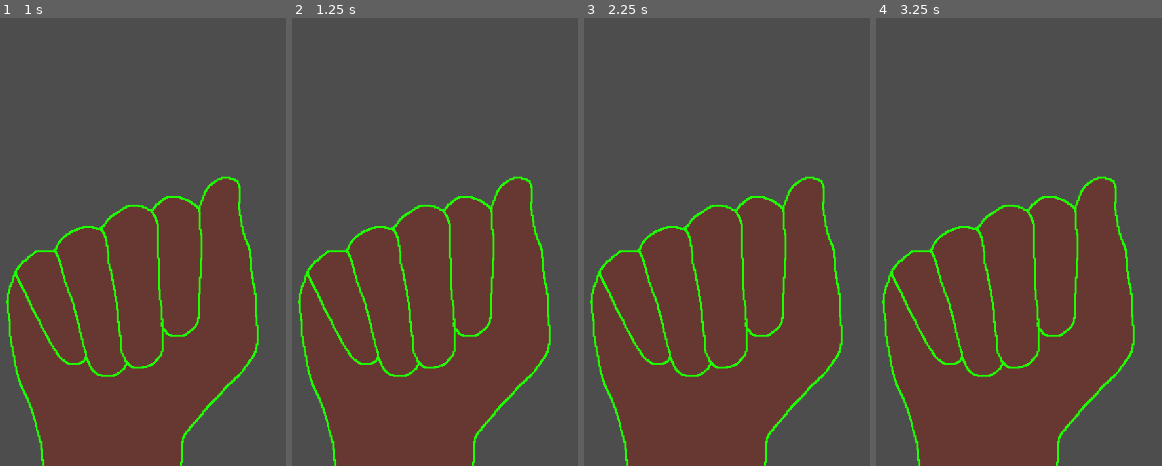
Above: before the commit, frames 1-4 (left to right).
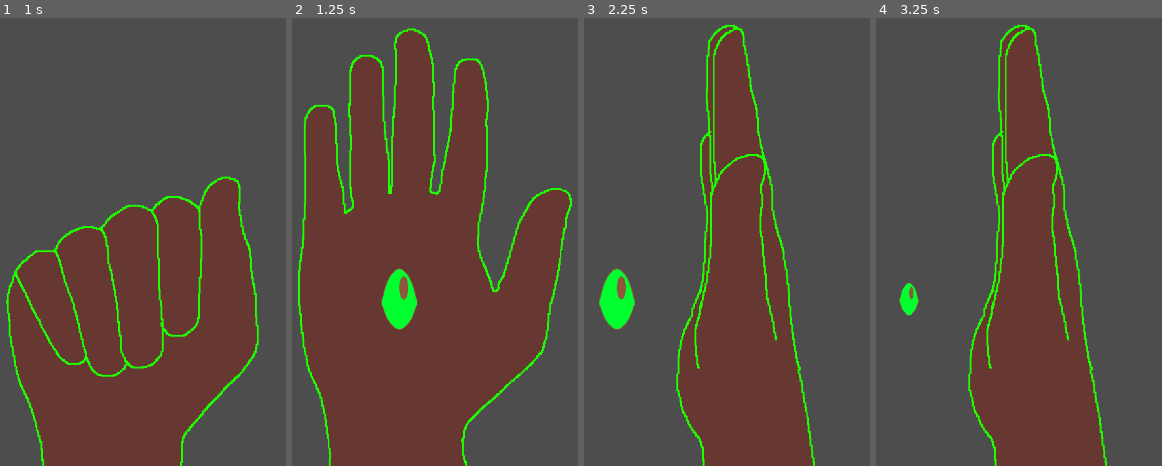
Above: after the commit, the same moments.

Repository: adammr333/root-game
Game: Godot game, scene res://scenes/opening.tscn
Two runs of this game, one before a commit and one after it. Both use one fixed random seed, a clock stepped at 60 frames per second and the inputs below. This scene is started directly instead of the project's main scene.
Inputs:
- Up to frame 1 (1 s): tap Enter at 0.5 s; hold Up (ui_up) from 0.53 s (still down); hold Space (space) from 0.53 s (still down)
- Up to frame 2 (1.25 s): keep holding Up (ui_up); keep holding Space (space)
- Up to frame 3 (2.25 s): release Up (ui_up) at 1.28 s; release Space (space) at 1.28 s; hold Down (ui_down) 1.28-2.03 s; tap Space (space) at 1.35, 2 s; hold Up (ui_up) from 2.03 s (still down); hold Space (space) from 2.03 s (still down)
- Up to frame 4 (3.25 s): keep holding Up (ui_up); tap Enter at 2.75 s; release Space (space) at 2.78 s; tap Space (space) at 2.85 s

Frame 1 is identical in both runs. In frame 2, 30% of the frame differs, in the area x 2-98%, y 2-100%; in frame 3, 34%; in frame 4, 34%, in the area x 2-91%, y 1-100%.

Commit message:
Switching computers

Diff:
--- a/scenes/game.tscn
+++ b/scenes/game.tscn
@@ -3,6 +3,21 @@
 [ext_resource type="PackedScene" uid="uid://c1kit4wd0qp61" path="res://scenes/root_tip.tscn" id="1_uwrxv"]
 [ext_resource type="Script" uid="uid://j2vk0cwalu2x" path="res://scripts/game.gd" id="1_yqjtg"]
 [ext_resource type="PackedScene" uid="uid://dwmn77aaqfa06" path="res://scenes/seed.tscn" id="3_lnu2h"]
+
+[sub_resource type="Animation" id="Animation_lbhrr"]
+length = 0.001
+tracks/0/type = "value"
+tracks/0/imported = false
+tracks/0/enabled = true
+tracks/0/path = NodePath("RootTip/RootCamera:zoom")
+tracks/0/interp = 1
+tracks/0/loop_wrap = true
+tracks/0/keys = {
+"times": PackedFloat32Array(0),
+"transitions": PackedFloat32Array(1),
+"update": 0,
+"values": [Vector2(1, 1)]
+}
 
 [sub_resource type="Animation" id="Animation_lnu2h"]
 resource_name = "game_win"
@@ -18,21 +33,6 @@
 "transitions": PackedFloat32Array(1, 1),
 "update": 0,
 "values": [Vector2(1, 1), Vector2(0.25, 0.25)]
-}
-
-[sub_resource type="Animation" id="Animation_lbhrr"]
-length = 0.001
-tracks/0/type = "value"
-tracks/0/imported = false
-tracks/0/enabled = true
-tracks/0/path = NodePath("RootTip/RootCamera:zoom")
-tracks/0/interp = 1
-tracks/0/loop_wrap = true
-tracks/0/keys = {
-"times": PackedFloat32Array(0),
-"transitions": PackedFloat32Array(1),
-"update": 0,
-"values": [Vector2(1, 1)]
 }
 
 [sub_resource type="AnimationLibrary" id="AnimationLibrary_iywne"]
--- a/scenes/opening.tscn
+++ b/scenes/opening.tscn
@@ -32,6 +32,57 @@
 "name": &"default",
 "speed": 5.0
 }]
+
+[sub_resource type="Animation" id="Animation_drfco"]
+length = 0.001
+tracks/0/type = "value"
+tracks/0/imported = false
+tracks/0/enabled = true
+tracks/0/path = NodePath("Hand:frame")
+tracks/0/interp = 1
+tracks/0/loop_wrap = true
+tracks/0/keys = {
+"times": PackedFloat32Array(0),
+"transitions": PackedFloat32Array(1),
+"update": 1,
+"values": [0]
+}
+tracks/1/type = "value"
+tracks/1/imported = false
+tracks/1/enabled = true
+tracks/1/path = NodePath("Seed:visible")
+tracks/1/interp = 1
+tracks/1/loop_wrap = true
+tracks/1/keys = {
+"times": PackedFloat32Array(0),
+"transitions": PackedFloat32Array(1),
+"update": 1,
+"values": [false]
+}
+tracks/2/type = "value"
+tracks/2/imported = false
+tracks/2/enabled = true
+tracks/2/path = NodePath("Seed:position")
+tracks/2/interp = 1
+tracks/2/loop_wrap = true
+tracks/2/keys = {
+"times": PackedFloat32Array(0),
+"transitions": PackedFloat32Array(1),
+"update": 0,
+"values": [Vector2(775, 453)]
+}
+tracks/3/type = "value"
+tracks/3/imported = false
+tracks/3/enabled = true
+tracks/3/path = NodePath("Seed:scale")
+tracks/3/interp = 1
+tracks/3/loop_wrap = true
+tracks/3/keys = {
+"times": PackedFloat32Array(0),
+"transitions": PackedFloat32Array(1),
+"update": 0,
+"values": [Vector2(1, 1)]
+}
 
 [sub_resource type="Animation" id="Animation_jo2c7"]
 resource_name = "opening"
@@ -85,57 +136,6 @@
 "values": [Vector2(1, 1), Vector2(0.535, 0.535), Vector2(0.25, 0.25)]
 }
 
-[sub_resource type="Animation" id="Animation_drfco"]
-length = 0.001
-tracks/0/type = "value"
-tracks/0/imported = false
-tracks/0/enabled = true
-tracks/0/path = NodePath("Hand:frame")
-tracks/0/interp = 1
-tracks/0/loop_wrap = true
-tracks/0/keys = {
-"times": PackedFloat32Array(0),
-"transitions": PackedFloat32Array(1),
-"update": 1,
-"values": [0]
-}
-tracks/1/type = "value"
-tracks/1/imported = false
-tracks/1/enabled = true
-tracks/1/path = NodePath("Seed:visible")
-tracks/1/interp = 1
-tracks/1/loop_wrap = true
-tracks/1/keys = {
-"times": PackedFloat32Array(0),
-"transitions": PackedFloat32Array(1),
-"update": 1,
-"values": [false]
-}
-tracks/2/type = "value"
-tracks/2/imported = false
-tracks/2/enabled = true
-tracks/2/path = NodePath("Seed:position")
-tracks/2/interp = 1
-tracks/2/loop_wrap = true
-tracks/2/keys = {
-"times": PackedFloat32Array(0),
-"transitions": PackedFloat32Array(1),
-"update": 0,
-"values": [Vector2(775, 453)]
-}
-tracks/3/type = "value"
-tracks/3/imported = false
-tracks/3/enabled = true
-tracks/3/path = NodePath("Seed:scale")
-tracks/3/interp = 1
-tracks/3/loop_wrap = true
-tracks/3/keys = {
-"times": PackedFloat32Array(0),
-"transitions": PackedFloat32Array(1),
-"update": 0,
-"values": [Vector2(1, 1)]
-}
-
 [sub_resource type="AnimationLibrary" id="AnimationLibrary_v10qa"]
 _data = {
 &"RESET": SubResource("Animation_drfco"),
--- a/scripts/opening.gd
+++ b/scripts/opening.gd
@@ -1,3 +1,7 @@
 extends Node2D
 
 @onready var animPlayer: Node = $AnimationPlayer
+
+
+func _ready() -> void:
+	animPlayer.play("opening")
Binary file added: assets/seed2.png
Not shown, added: assets/seed2.png.import
